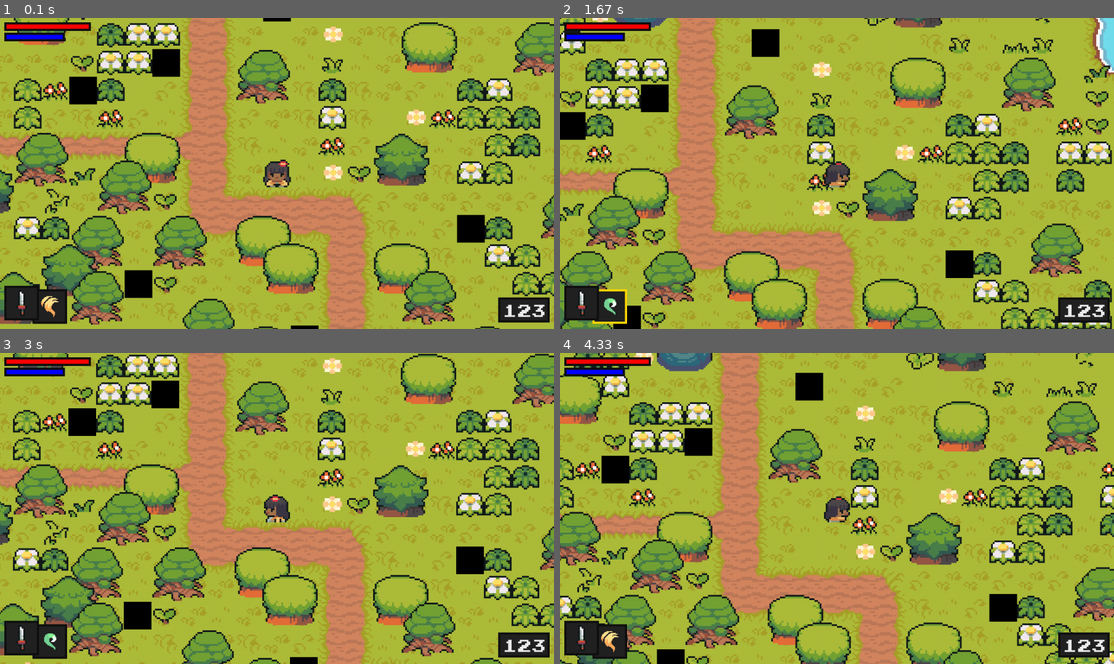
Above: before the commit, frames 1-4 (two rows, left to right).
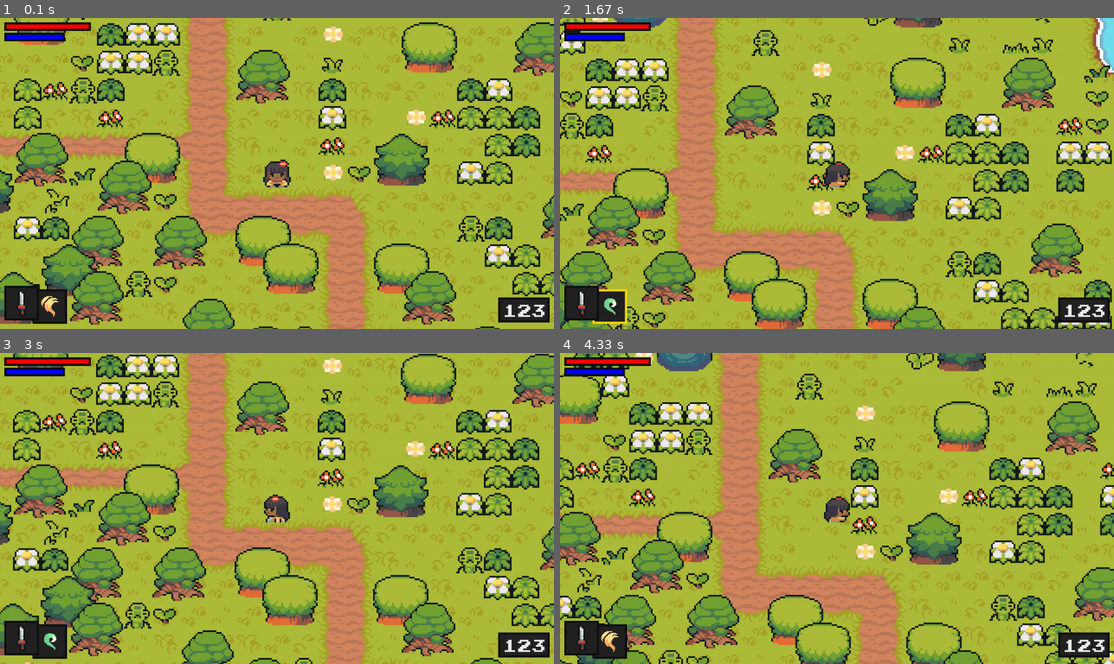
Above: after the commit, the same moments.

Repository: PaoloGuglie/Clear_Code_Tutorials
Game: pygame game, started from Zelda-like in Python/code/main.py
The game is run twice, just before and just after one commit, with the same random seed, the same clock (stepped at 60 frames per second) and the same inputs.
Inputs:
- Up to frame 1 (0.1 s): no input
- Up to frame 2 (1.67 s): tap Space at 0.33 s; hold Right 0.67-1.13 s; hold Up 1.17-1.47 s; hold Right from 1.5 s (still down); tap E at 1.65 s
- Up to frame 3 (3 s): release Right at 1.97 s; hold Left 2-2.53 s; hold Down 2.57-2.87 s; hold Left from 2.9 s (still down)
- Up to frame 4 (4.33 s): tap E at 3.05 s; release Left at 3.3 s; hold Up 3.33-3.7 s; hold Right from 3.73 s (still down)

The runs differ from the first frame. In frame 1, 2.0% of the frame differs, in the area x 12-88%, y 0-100%; in frame 2, 2.0%; in frame 3, 1.9%; in frame 4, 2.1%, in the area x 7-83%, y 6-100%.

Commit message:
Now enemies are visible on screen.

Diff:
--- a/Zelda-like in Python/code/enemy.py
+++ b/Zelda-like in Python/code/enemy.py
@@ -2,15 +2,32 @@
 
 from entity import Entity
 from settings import *
+from support import *
 
 
 class Enemy(Entity):
-    def __init__(self, moster_name, pos, groups):
+    def __init__(self, monster_name, pos, groups):
         super().__init__(groups)
 
         # General setup
+        self.animations = self.import_graphics(monster_name)
         self.sprite_type = 'enemy'
 
         # Graphics
-        self.image = pygame.Surface((64, 64))
+        self.status = 'idle'
+
+        self.image = self.animations[self.status][self.frame_index]
         self.rect = self.image.get_rect(topleft=pos)
+
+    def import_graphics(self, name):
+        self.animations = {
+            'idle': [],
+            'move': [],
+            'attack': []
+        }
+        main_path = f'../graphics/monsters/{name}/'
+
+        for animation in self.animations.keys():
+            self.animations[animation] = import_folder(main_path + animation)
+
+        return self.animations
--- a/Zelda-like in Python/code/level.py
+++ b/Zelda-like in Python/code/level.py
@@ -91,7 +91,16 @@
 
                             # Enemies
                             else:
-                                Enemy('monster',
+                                if col == '390':
+                                    monster_name = 'bamboo'
+                                elif col == '391':
+                                    monster_name = 'spirit'
+                                elif col == '392':
+                                    monster_name = 'raccoon'
+                                else:
+                                    monster_name = 'squid'
+
+                                Enemy(monster_name,
                                       (x_pos, y_pos),
                                       [self.visible_sprites])
 
